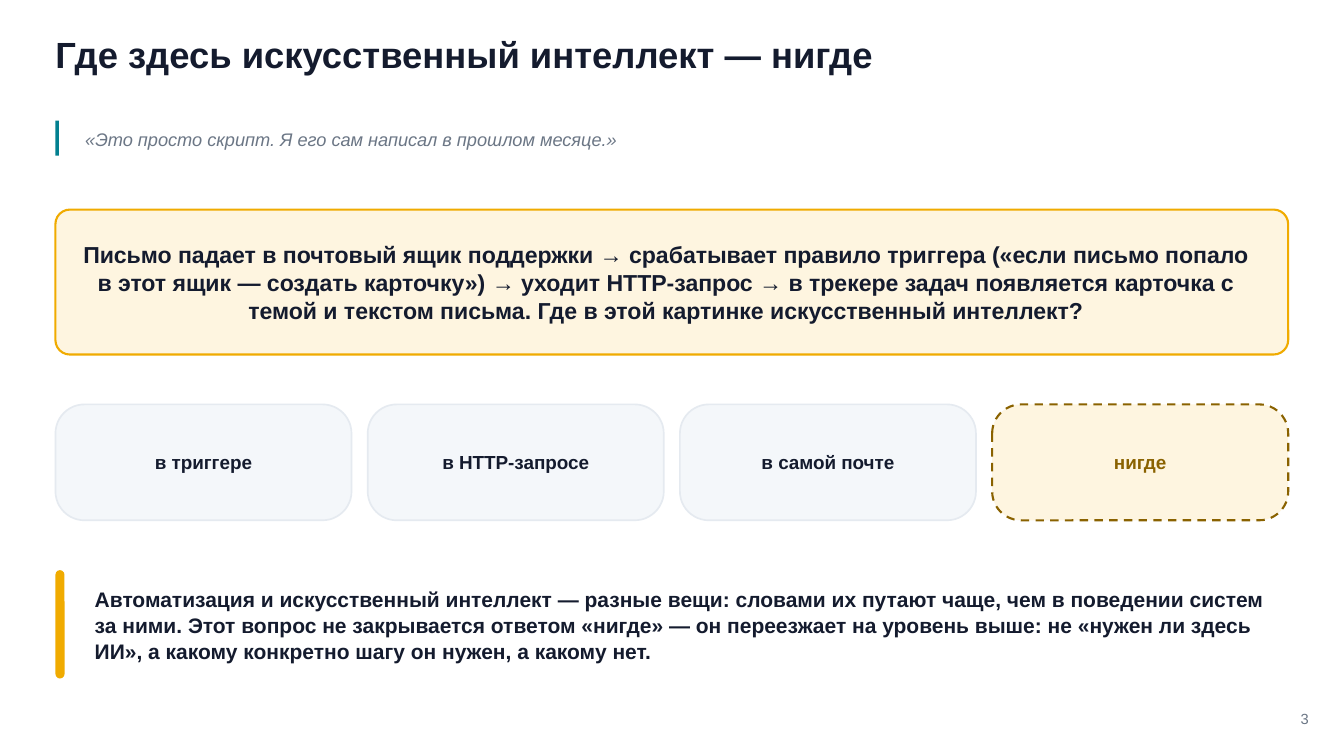
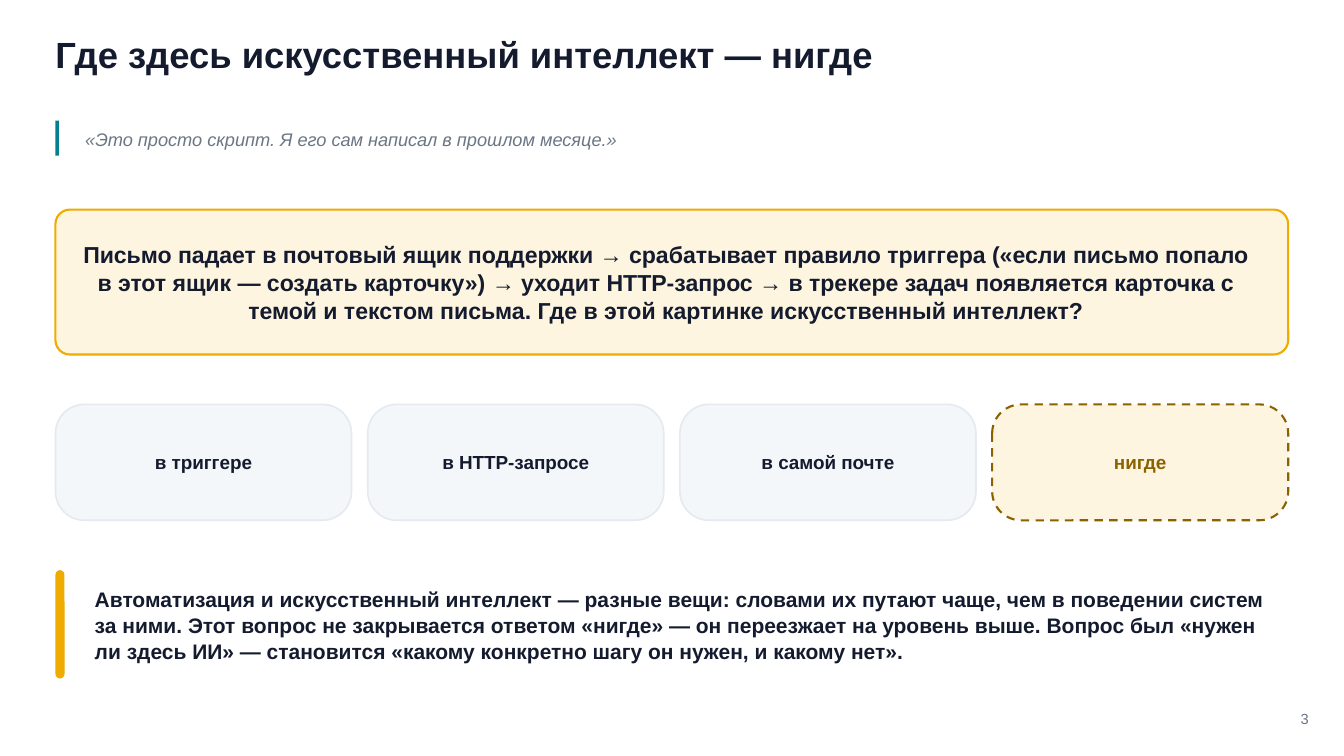
Before and after one commit to tellina-study/AI-usage-lessons, a slide deck: slide 3 of library/seminars/sem-07/rendered/sem-07.pptx. Drawn at 1344x756 pixels with LibreOffice and Linux fonts; fonts in the diff are those of the drawing. Boxes give left, top, right and bottom in pixels: in the first picture for what was removed or moved away, otherwise in the second. Text is boxed around its words. In the diff, an @@ line names an element or a change of style, - is before the commit and + after.

```diff
--- a/library/seminars/sem-07/rendered/sem-07.pptx
+++ b/library/seminars/sem-07/rendered/sem-07.pptx
@@ text at bbox=[95, 591, 1263, 663]: text changed @@
-Автоматизация и искусственный интеллект — разные вещи: словами их путают чаще, чем в поведении систем за ними. Этот вопрос не закрывается ответом «нигде» — он переезжает на уровень выше: не «нужен ли здесь ИИ», а какому конкретно шагу он нужен, а какому нет.
+Автоматизация и искусственный интеллект — разные вещи: словами их путают чаще, чем в поведении систем за ними. Этот вопрос не закрывается ответом «нигде» — он переезжает на уровень выше. Вопрос был «нужен ли здесь ИИ» — становится «какому конкретно шагу он нужен, и какому нет».
```
Also in this commit, not shown: 11 other slides changed, 42 other files.
